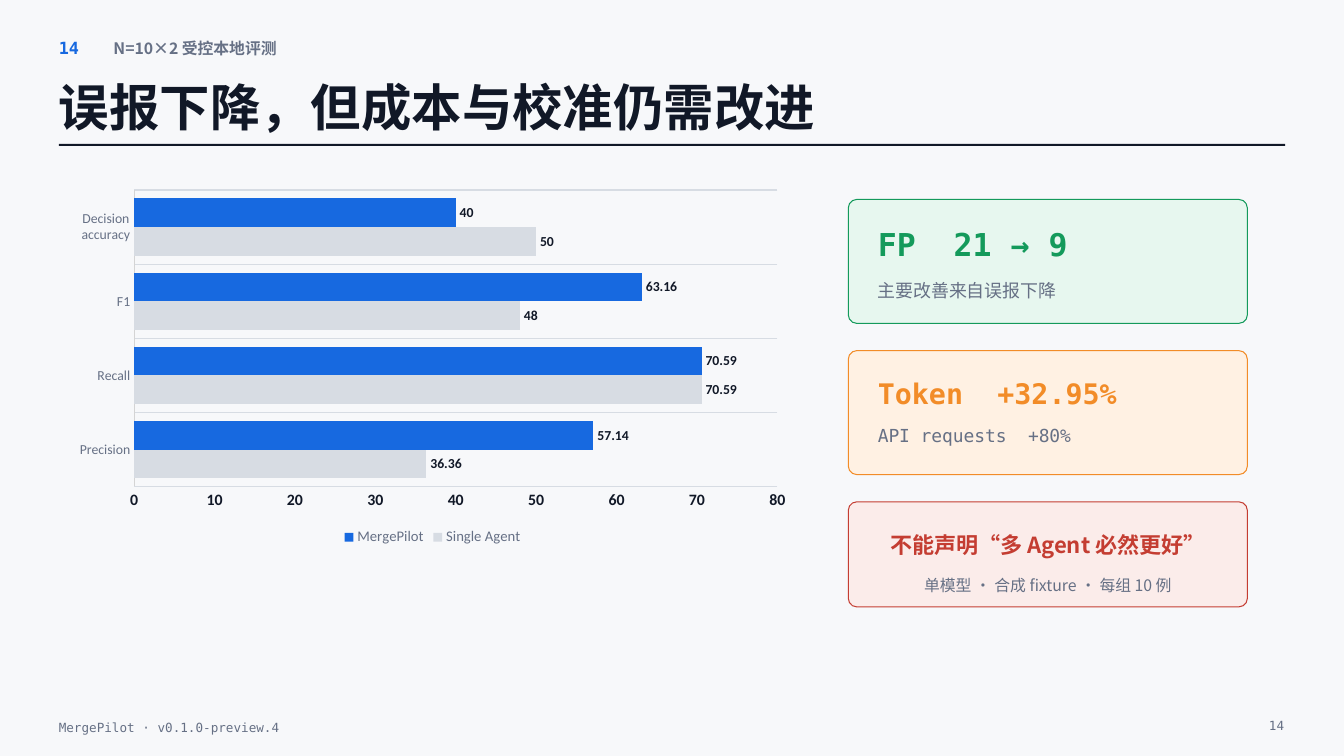
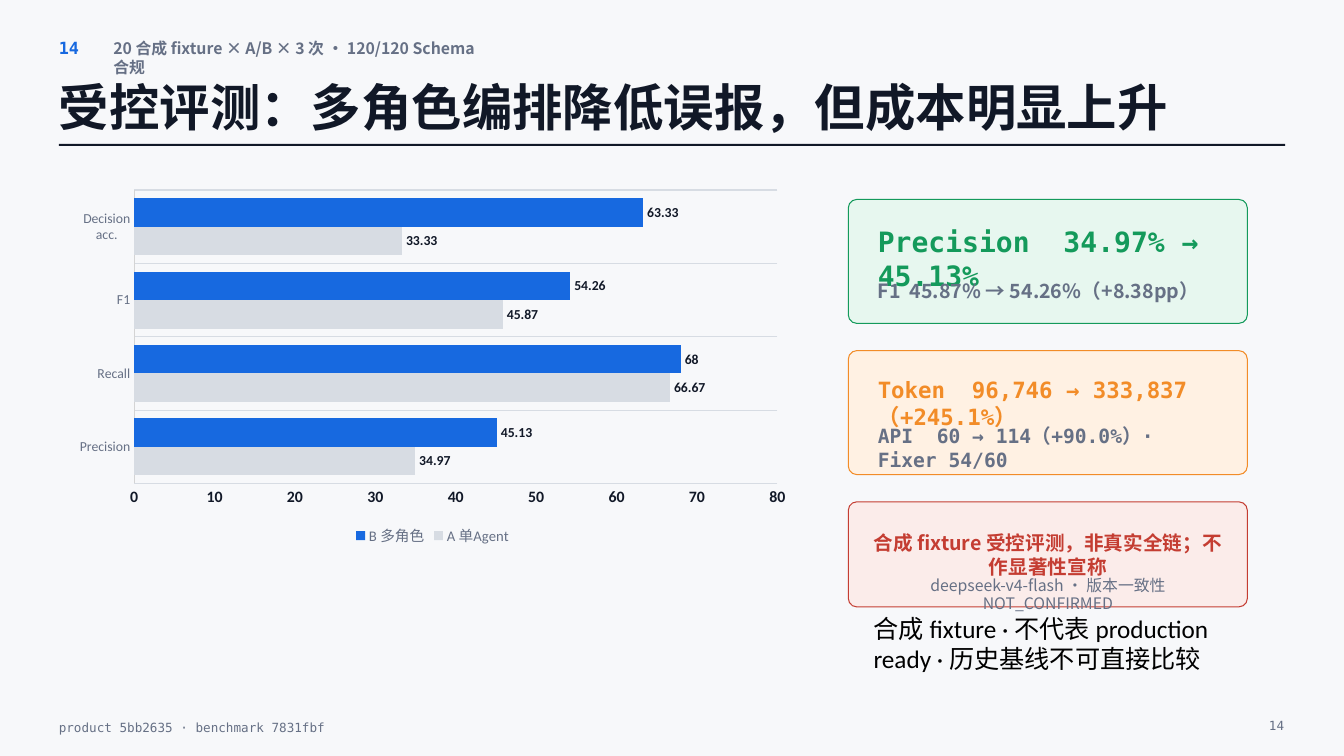
Before and after one commit to nghqqa/MergePilot, a slide deck: slide 14 of docs/复赛材料/finals-v1/MergePilot-复赛材料-v1.pptx. Drawn at 1344x756 pixels with LibreOffice and Linux fonts; fonts in the diff are those of the drawing. Boxes give left, top, right and bottom in pixels: in the first picture for what was removed or moved away, otherwise in the second. Text is boxed around its words. In the diff, an @@ line names an element or a change of style, - is before the commit and + after.

Commit message:
docs(复赛材料): 更新 P14 为 20x2x3 正式评测

```diff
--- a/docs/复赛材料/finals-v1/MergePilot-复赛材料-v1.pptx
+++ b/docs/复赛材料/finals-v1/MergePilot-复赛材料-v1.pptx
@@ text at box(113, 40, 475, 75): text changed @@
-N=10×2 受控本地评测
+20 合成 fixture × A/B × 3 次 · 120/120 Schema 合规
@@ text at box(59, 83, 1168, 133): text changed @@
-误报下降，但成本与校准仍需改进
+受控评测：多角色编排降低误报，但成本明显上升
@@ bar chart at box(66, 182, 801, 551) @@
-categories: Precision, Recall, F1, Decision accuracy
+categories: Precision, Recall, F1, Decision acc.
-Single Agent: 36.36, 70.59, 48, 50
+A 单Agent: 34.97, 66.67, 45.87, 33.33
-MergePilot: 57.14, 70.59, 63.16, 40
+B 多角色: 45.13, 68, 54.26, 63.33
@@ text at box(878, 230, 1164, 292): text changed; size 22.5 to 20 pt @@
-FP 21 → 9
+Precision 34.97% → 45.13%
@@ text at box(878, 278, 1199, 302): text changed; size 12.8 to 14 pt; bold on @@
-主要改善来自误报下降
+F1 45.87% → 54.26%（+8.38pp）
@@ text at box(878, 381, 1187, 430): text changed; size 20.2 to 16 pt @@
-Token +32.95%
+Token 96,746 → 333,837（+245.1%）
@@ text at box(878, 428, 1154, 469): text changed; size 12.8 to 14 pt; bold on @@
-API requests +80%
+API 60 → 114（+90.0%）· Fixer 54/60
@@ text at box(874, 533, 1222, 580): text changed; size 15.8 to 14 pt @@
-不能声明“多 Agent 必然更好”
+合成 fixture 受控评测，非真实全链；不作显著性宣称
@@ text at box(874, 575, 1208, 672): text changed; size 11.2 to 18 pt; font Noto Sans CJK SC to Calibri; text colour #667085 to #000000 @@
-单模型 · 合成 fixture · 每组 10 例
+deepseek-v4-flash · 版本一致性 NOT_CONFIRMED
+合成 fixture · 不代表 production ready · 历史基线不可直接比较
@@ text at box(59, 722, 325, 735): text changed @@
-MergePilot · v0.1.0-preview.4
+product 5bb2635 · benchmark 7831fbf
```
Also in this commit, not shown: 20 other files.
